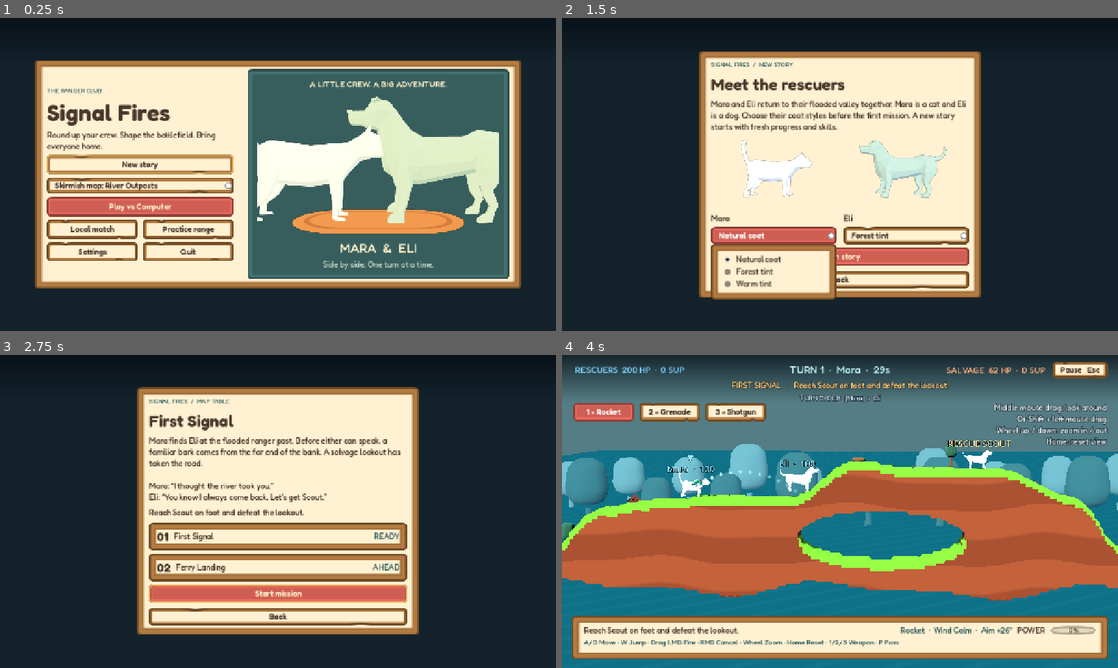
Above: before the commit, frames 1-4 (two rows, left to right).
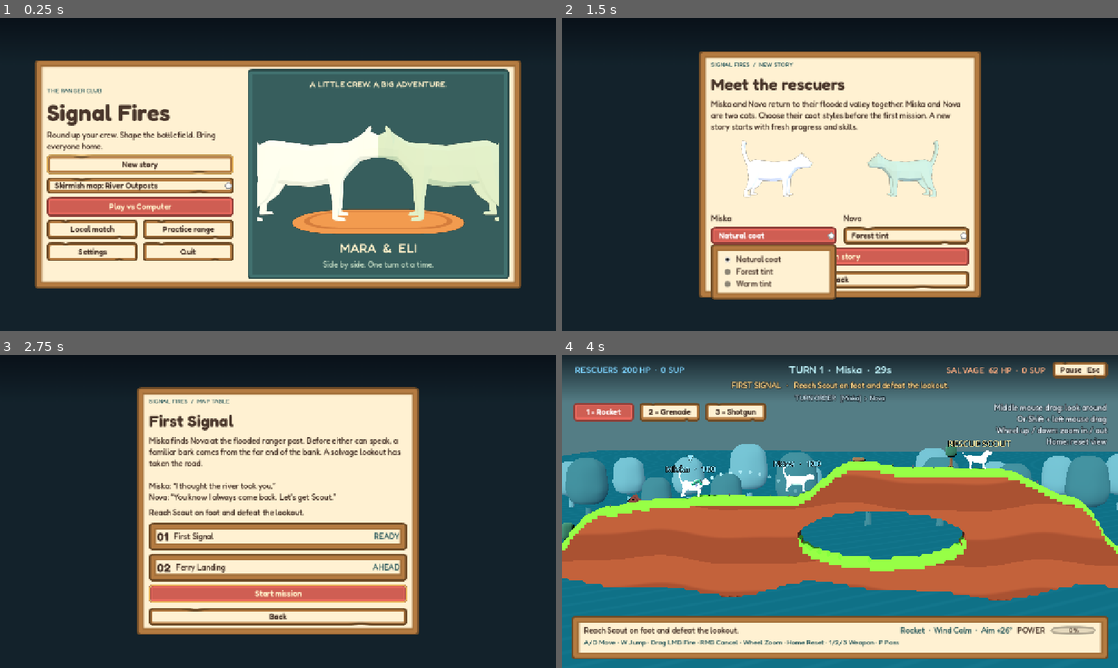
Above: after the commit, the same moments.

Repository: barbarosisik/modern_worms
Game: Godot game, scene res://scenes/main.tscn
Two runs of this game, one before a commit and one after it. Both use one fixed random seed, a clock stepped at 60 frames per second and the inputs below.
Inputs:
- Up to frame 1 (0.25 s): no input
- Up to frame 2 (1.5 s): click "New story" at 0.5 s; click "Natural coat" at 1.25 s
- Up to frame 3 (2.75 s): click "Begin story" at 2 s
- Up to frame 4 (4 s): click "Start mission" at 2.75 s; click "1 - Rocket" at 3.5 s

The runs differ from the first frame. In frame 1, 2.9% of the frame differs, in the area x 62-90%, y 25-66%; in frame 2, 2.5%; in frame 3, 1.3%; in frame 4, 0.9%.

Commit message:
Rename cat leads to Miska and Nova; document visual roadmap
Update story, shelter, wardrobe, battle identities and cat models; align campaign checks. Add detailed shelter-first handoff and update plan, art-direction and project log.

Diff:
--- a/scripts/campaign/campaign_run.gd
+++ b/scripts/campaign/campaign_run.gd
@@ -7,10 +7,10 @@
 	"Defeat both members of the salvage crew and secure the ferry.",
 ]
 const BRIEFINGS := [
-	"Mara finds Eli at the flooded ranger post. Before either can speak, a familiar bark comes from the far end of the bank. A salvage lookout has taken the road.\n\nMara: “I thought the river took you.”\nEli: “You know I always come back. Let's get Scout.”",
-	"Scout leads Mara and Eli to the old ferry landing. The salvage crew has cut the crossing. If the three can clear the dock, the stranded families will have a way out.\n\nEli: “Remember the summer we swam across?”\nMara: “I remember you promising we'd take the ferry next time.”",
+	"Miska finds Nova at the flooded ranger post. Before either can speak, a familiar bark comes from the far end of the bank. A salvage lookout has taken the road.\n\nMiska: “I thought the river took you.”\nNova: “You know I always come back. Let's get Scout.”",
+	"Scout leads Miska and Nova to the old ferry landing. The salvage crew has cut the crossing. If the three can clear the dock, the stranded families will have a way out.\n\nNova: “Remember the summer we swam across?”\nMiska: “I remember you promising we'd take the ferry next time.”",
 ]
-const ROSTER := ["Mara", "Eli", "Scout"]
+const ROSTER := ["Miska", "Nova", "Scout"]
 const OUTFITS := ["Natural coat", "Forest tint", "Warm tint"]
 const OUTFIT_COLORS := [Color("#267fa3"), Color("#42785e"), Color("#bf513f")]
 const CLEAR_REWARD := 2
--- a/scripts/campaign/campaign_shelter.gd
+++ b/scripts/campaign/campaign_shelter.gd
@@ -29,8 +29,8 @@
 		crew.remove_child(actor)
 		actor.queue_free()
 	walker = _add_actor(CampaignRun.ROSTER[0], run.outfits[0], Vector3(-5.15, 0.0, 1.0))
-	var eli := _add_actor(CampaignRun.ROSTER[1], run.outfits[1], Vector3(1.9, 0.0, -0.35))
-	eli.pose(-1.0, 0.0, 0.0)
+	var nova := _add_actor(CampaignRun.ROSTER[1], run.outfits[1], Vector3(1.9, 0.0, -0.35))
+	nova.pose(-1.0, 0.0, 0.0)
 	if run.roster_size() == 3:
 		_add_actor(CampaignRun.ROSTER[2], 0, Vector3(2.8, 0.0, 0.2))
 	_facing = 1.0
--- a/scripts/match/match_arena.gd
+++ b/scripts/match/match_arena.gd
@@ -419,7 +419,7 @@
 	_unit_labels.clear()
 	for unit in simulation.units:
 		var team_color := BLUE if unit.team == 0 else ORANGE
-		var identity := unit.display_name if not unit.display_name.is_empty() else (("Mara" if unit.number == 1 else "Eli") if unit.team == 0 else "Raider")
+		var identity := unit.display_name if not unit.display_name.is_empty() else (("Miska" if unit.number == 1 else "Nova") if unit.team == 0 else "Raider")
 		var body := CampaignActor.new(identity, unit.outfit)
 		add_child(body)
 		_unit_views.append(body)
--- a/scripts/presentation/campaign_actor.gd
+++ b/scripts/presentation/campaign_actor.gd
@@ -24,8 +24,8 @@
 
 func _init(character: String, outfit: int = 0) -> void:
 	_character = character
-	var source := CAT if character == "Mara" else (DOG if character in ["Eli", "Scout"] else WOLF)
-	var species := "maple-the-cat" if character == "Mara" else ("ollie-the-terrier" if character in ["Eli", "Scout"] else "ziggy-the-wolf")
+	var source := CAT if character in ["Miska", "Nova"] else (DOG if character == "Scout" else WOLF)
+	var species := "maple-the-cat" if character in ["Miska", "Nova"] else ("ollie-the-terrier" if character == "Scout" else "ziggy-the-wolf")
 	var path := "res://assets/local_plumberry/" + species + ".glb"
 	_cartoon = ResourceLoader.exists(path)
 	_model = (load(path) as PackedScene).instantiate() if _cartoon else source.instantiate()
@@ -70,9 +70,9 @@
 	# Measured from the imported idle poses in Forward+. Cached so headless
 	# tests and rendered play use identical placement without GPU skin baking.
 	var bounds := AABB(Vector3(-5.559528, -0.019996, -1.462579), Vector3(9.979425, 5.305872, 2.215549))
-	if _character == "Mara":
+	if _character in ["Miska", "Nova"]:
 		bounds = AABB(Vector3(-2.44106, -0.011576, -0.712004), Vector3(5.675112, 4.43445, 1.42404))
-	elif _character in ["Eli", "Scout"]:
+	elif _character == "Scout":
 		bounds = AABB(Vector3(-3.206179, -0.0651, -1.493581), Vector3(6.904972, 4.383379, 2.334721))
 	if _cartoon:
 		bounds = _bounds(_model, Transform3D.IDENTITY)
--- a/scripts/ui/campaign_panel.gd
+++ b/scripts/ui/campaign_panel.gd
@@ -38,7 +38,7 @@
 
 func open_wardrobe(run: CampaignRun) -> void:
 	_prepare("SIGNAL FIRES  /  NEW STORY", "Meet the rescuers")
-	_body.text = "Mara and Eli return to their flooded valley together. Mara is a cat and Eli is a dog. Choose their coat styles before the first mission. A new story starts with fresh progress and skills."
+	_body.text = "Miska and Nova return to their flooded valley together. Miska and Nova are two cats. Choose their coat styles before the first mission. A new story starts with fresh progress and skills."
 	_preview.show()
 	for i in range(_models.size()):
 		_models[i].visible = i < 2
--- a/scripts/ui/main.gd
+++ b/scripts/ui/main.gd
@@ -204,7 +204,7 @@
 	]
 	%ShelterStory.text = (
 		"Both available missions complete. More chapters are planned." if campaign.finished()
-		else "Eli: Scout's safe. Let's get our gear before we take the ferry."
+		else "Nova: Scout's safe. Let's get our gear before we take the ferry."
 	)
 	var action := %StationAction as Button
 	action.disabled = station == CampaignShelter.Station.NONE
@@ -256,7 +256,7 @@
 	if campaign.complete(_mission_index, collected):
 		_save_campaign_checkpoint()
 	%ResultTitle.text = "Scout is safe" if _mission_index == 0 else "Chapter cleared"
-	detail.text = "Scout joins Mara and Eli in the turn queue." if _mission_index == 0 else (
+	detail.text = "Scout joins Miska and Nova in the turn queue." if _mission_index == 0 else (
 		"The ferry is secure. The valley has a route out, and the crew can follow the relay into the pines."
 	)
 	detail.text += "\n\nSupplies banked   +%d" % (CampaignRun.CLEAR_REWARD + collected)
--- a/tests/campaign_checks.gd
+++ b/tests/campaign_checks.gd
@@ -30,7 +30,7 @@
 	game.reset(CampaignMission.new(0, run))
 	game.units[2].health = 0
 	_pass(game)
-	_expect(game.phase == MatchSimulation.Phase.ACTIVE and game.active_unit().display_name == "Eli",
+	_expect(game.phase == MatchSimulation.Phase.ACTIVE and game.active_unit().display_name == "Nova",
 		"The lookout can be cleared first and the player still gets a rescue turn.")
 	for frame in range(240):
 		game.step(STEP, 1.0)
@@ -49,18 +49,18 @@
 	for turn in range(4):
 		_pass(game)
 		order.append(game.active_unit().display_name)
-	_expect(order == ["Mara", "Rigger", "Eli", "Foreman", "Scout"], "Scout takes the third player turn.")
+	_expect(order == ["Miska", "Rigger", "Nova", "Foreman", "Scout"], "Scout takes the third player turn.")
 	game.units[0].health = 0
 	_pass(game)
 	_pass(game)
-	_expect(game.active_unit().display_name == "Eli", "The expanded roster skips an eliminated lead.")
+	_expect(game.active_unit().display_name == "Nova", "The expanded roster skips an eliminated lead.")
 
 
 func _check_campaign_flow() -> void:
 	var app := _open_app()
 	await process_frame
 	_press(app, "NewStory")
-	var wardrobe := app.find_child("MaraOutfit", true, false) as OptionButton
+	var wardrobe := app.find_child("MiskaOutfit", true, false) as OptionButton
 	wardrobe.select(2)
 	wardrobe.item_selected.emit(2)
 	_press(app, "BeginStory")
@@ -107,7 +107,7 @@
 	tabs.current_tab = 1
 	_press(app, "BuyGuide")
 	_expect(run.guide_tiers == PackedInt32Array([0, 1, 0]) and run.supplies == wallet - 2,
-		"Training Eli spends one supply and changes only Eli's guide.")
+		"Training Nova spends one supply and changes only Nova's guide.")
 
 	app.free()
 	app = _open_app()
Not shown, changed: PROJECT_LOG.md
Not shown, changed: STEP_ONE.md
Not shown, changed: UI_ART_DIRECTION.md
Not shown, added: VISUAL_ADVANCEMENT_PLAN.md
